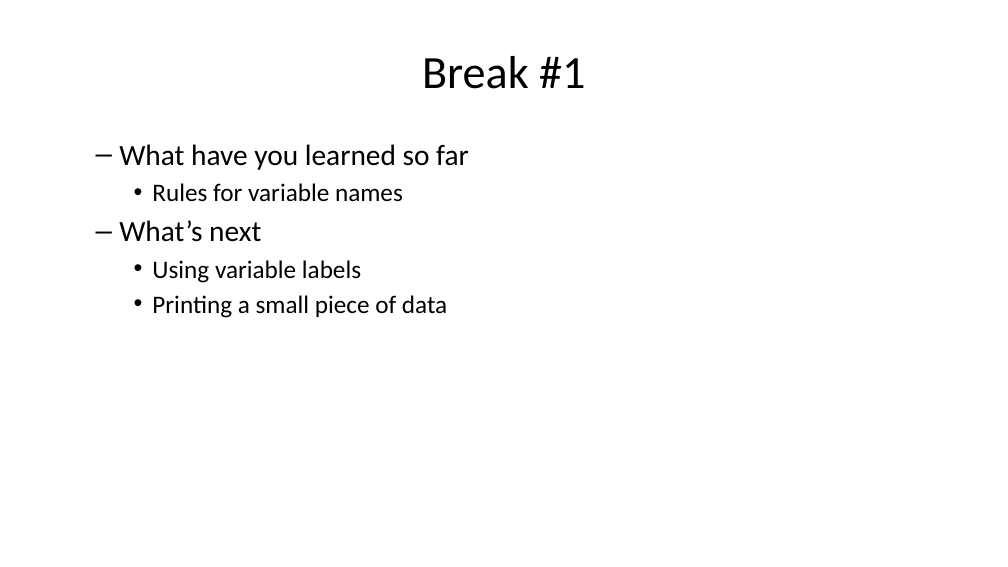
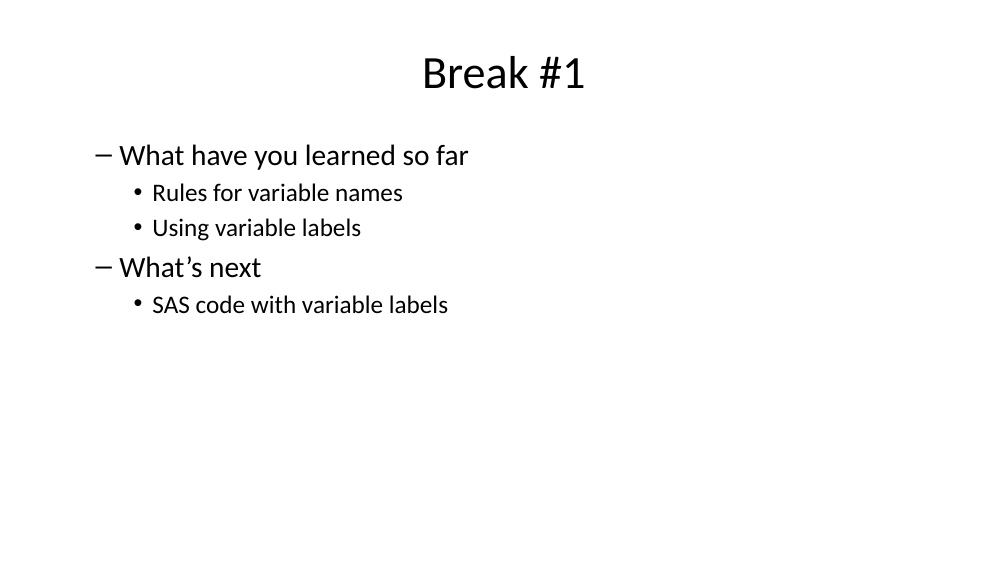
Before and after one commit to pmean/introduction-to-SAS, a slide deck: slide 12 of results/5507-02-simon-slides-and-speaker-notes.pptx (slide 11 before the commit). Drawn at 1008x567 pixels with LibreOffice and Linux fonts; fonts in the diff are those of the drawing. Boxes give left, top, right and bottom in pixels: in the first picture for what was removed or moved away, otherwise in the second. Text is boxed around its words. In the diff, an @@ line names an element or a change of style, - is before the commit and + after.

```diff
--- a/results/5507-02-simon-slides-and-speaker-notes.pptx
+++ b/results/5507-02-simon-slides-and-speaker-notes.pptx
@@ text at (152,218,361,241): paragraph added @@
+    • Using variable labels
@@ text at (152,295,448,314): text changed @@
-    • Using variable labels
-    • Printing a small piece of data
+    • SAS code with variable labels
```
Also in this commit, not shown: 4 other slides changed, 8 slides added, 3 slides removed, 3 other files.
